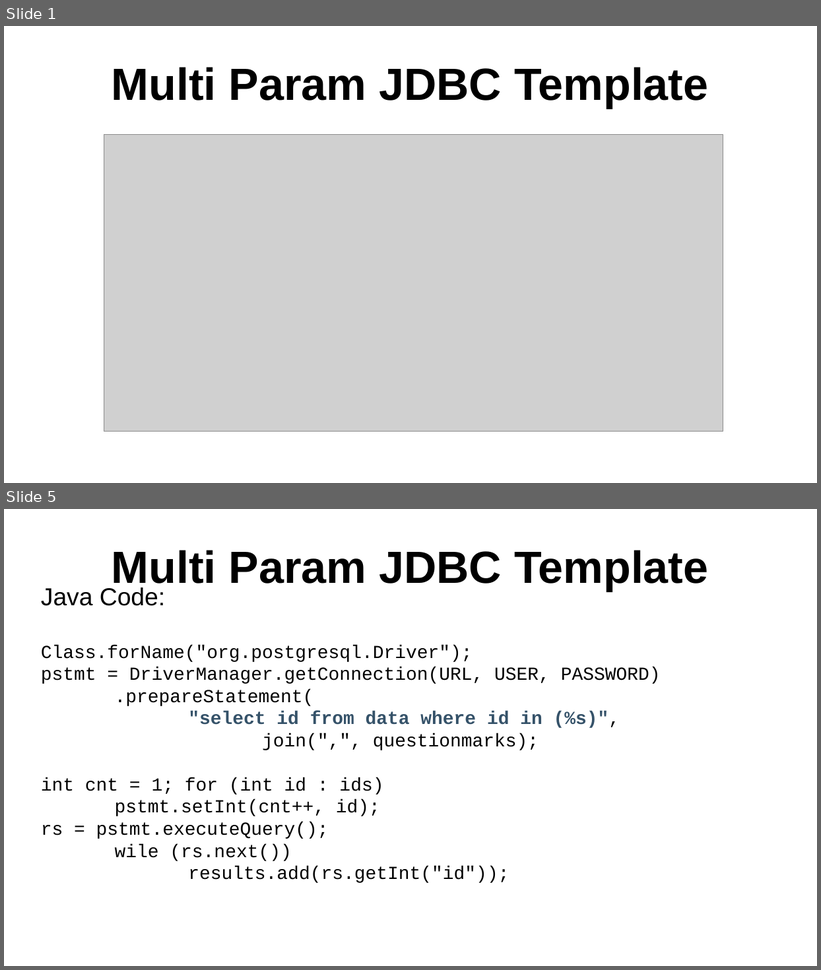
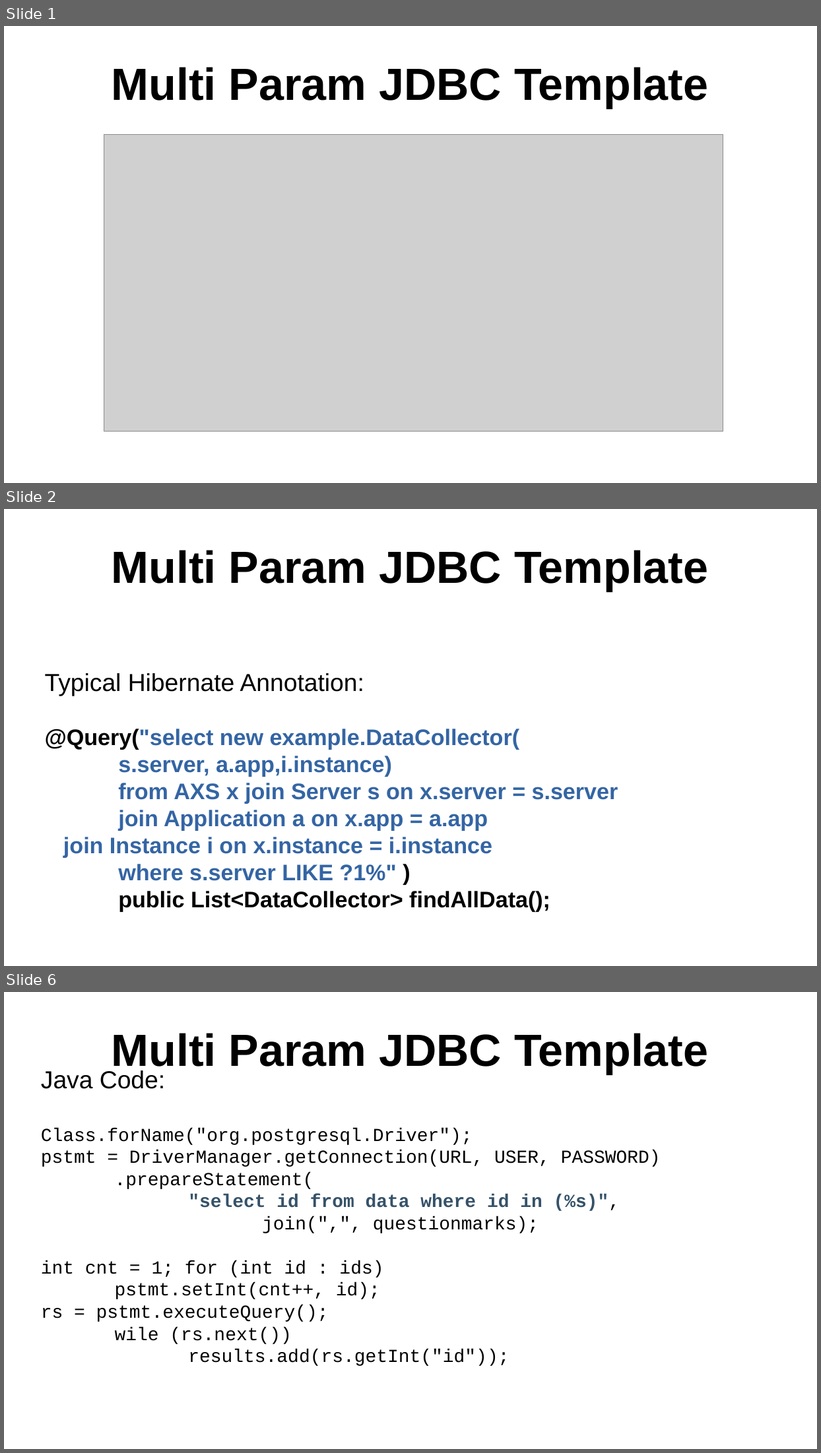
Before and after one commit to sergueik/springboot_study, a slide deck: basic-postgresql/Multi Param JDBC Template.odp. Shown one above the other, each under a label of ours: slides 1 and 5 before the commit, slides 1, 2 and 6 after it; the slides between them are not shown. The pictures are 821x970 and 821x1453 pixels, drawn with LibreOffice and Linux fonts; fonts in the diff are those of the drawing; grey boxes stand for pictures. Boxes give left, top, right and bottom in pixels: in the first picture for what was removed or moved away, otherwise in the second. Text is boxed around its words. In the diff, an @@ line names an element or a change of style, - is before the commit and + after.

```diff
--- a/basic-postgresql/Multi Param JDBC Template.odp
+++ b/basic-postgresql/Multi Param JDBC Template.odp
@@ slide 2 added at (4, 509, 817, 966), background #FFFFFF @@
@@ title added at (112, 550, 709, 591), 44 pt, text #000000, bold @@
+Multi Param JDBC Template
@@ subtitle added at (45, 673, 618, 912), 22 pt, text #3465A4, bold @@
+Typical Hibernate Annotation:
+@Query("select new example.DataCollector(
+s.server, a.app,i.instance)
+from AXS x join Server s on x.server = s.server
+join Application a on x.app = a.app
+join Instance i on x.instance = i.instance
+where s.server LIKE ?1%" )
+public List<DataCollector> findAllData();
@@ what was slide 5 is now slide 6 @@
```
Also in this commit, not shown: 3 slides changed, 1 other file.
